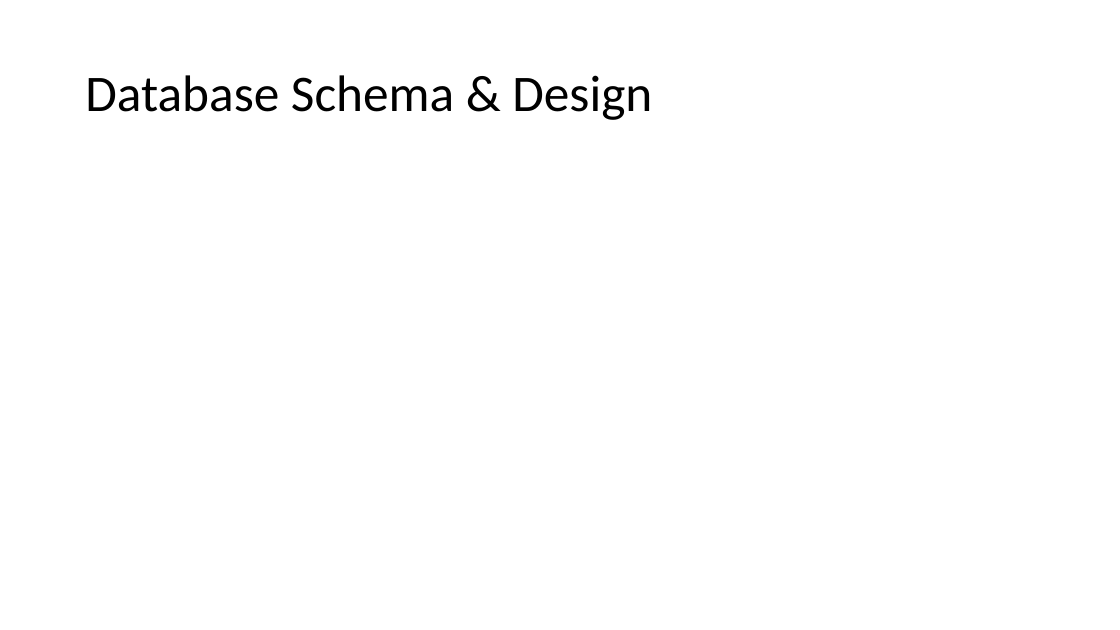
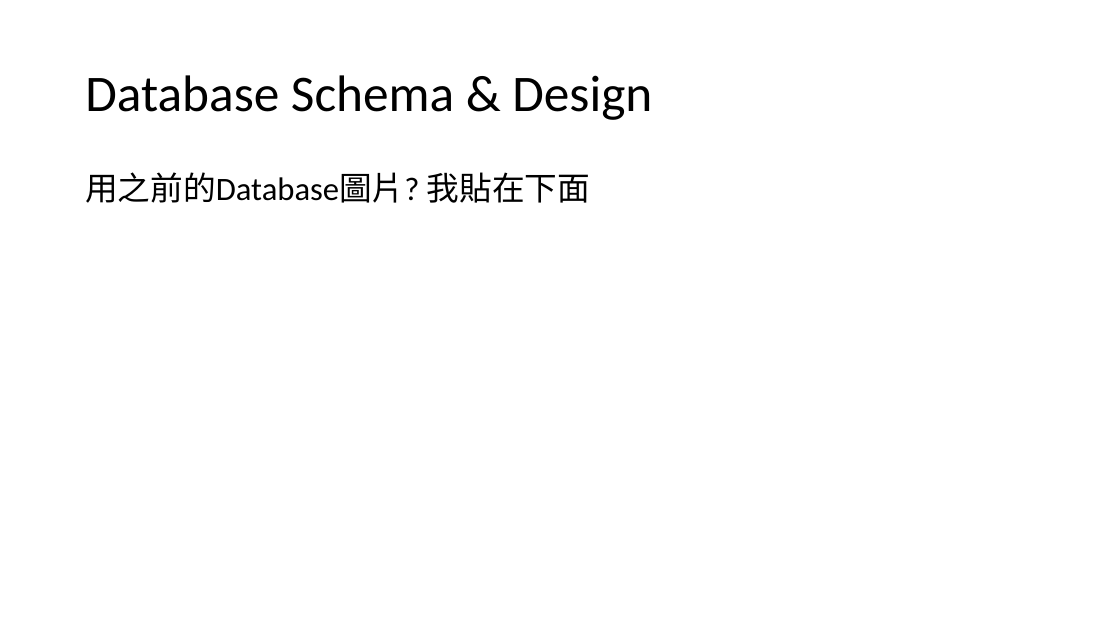
Before and after one commit to yichiehliu/yichiehliu.github.io, a slide deck: slide 1 of Daimler_revised.pptx. Drawn at 1120x630 pixels with LibreOffice and Linux fonts; fonts in the diff are those of the drawing. Boxes give left, top, right and bottom in pixels: in the first picture for what was removed or moved away, otherwise in the second. Text is boxed around its words. In the diff, an @@ line names an element or a change of style, - is before the commit and + after.

```diff
--- a/Daimler_revised.pptx
+++ b/Daimler_revised.pptx
@@ text added at [85,172,590,203], 28 pt, text #000000 @@
+用之前的Database圖片? 我貼在下面
```
Also in this commit, not shown: 3 other slides changed, 6 slides added, 5 other files.
